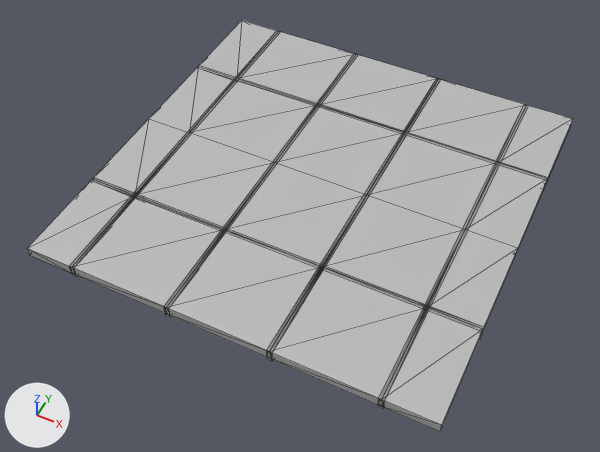
Renders of the FBX model OfficeFPS/Assets/Art/Environment/Architecture/Models/SM_Ceiling_4x4_01.fbx from each side of a commit.
Camera for both pictures: a camera (50 mm lens) standing at (4.42, -7.28, 5.8) and looking at (1.97, -2.37, -0.35). The axes (+X, +Y, +Z) are drawn at lower left. The lights are the same throughout. Mesh edges are drawn as thin lines. Where no turn or scale is listed for an object, it has been applied to the vertices. Vertices at the same position are counted once.

Objects in the first picture: 'SM_Ceiling_4x4_01'.
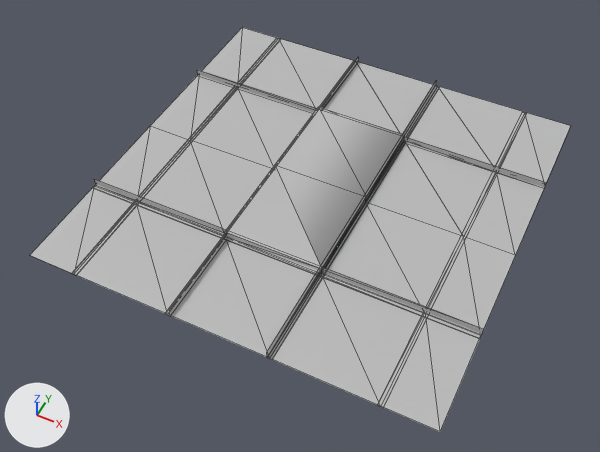
What differs and where, as boxes [x1, y1, x2, y2] in the pictures (600 x 452 px):
```json
{"object": "SM_Ceiling_4x4_01", "change": "reshaped", "before": [27, 20, 573, 432], "after": [30, 27, 570, 432]}
{"part": 1, "of": "me_mesh", "change": "rebuilt", "before": [164, 54, 356, 317], "after": [167, 57, 358, 316]}
{"part": 2, "of": "me_mesh", "change": "rebuilt", "before": [72, 31, 280, 277], "on screen": "not visible afterwards"}
{"part": 3, "of": "me_mesh", "change": "rebuilt", "before": [267, 79, 441, 361], "after": [267, 81, 436, 360]}
{"part": 4, "of": "me_mesh", "change": "rebuilt", "before": [197, 65, 548, 185], "after": [197, 69, 546, 187]}
{"part": 5, "of": "me_mesh", "change": "rebuilt", "before": [93, 178, 483, 340], "after": [95, 179, 483, 334]}
{"part": 6, "of": "me_mesh", "change": "rebuilt", "before": [378, 105, 528, 409], "on screen": "not visible afterwards"}
{"part": 7, "of": "me_mesh", "change": "deleted", "before": [27, 20, 573, 432]}
```

Scene script edits in JSON lines:
```json
{"block": "me_mesh", "where": "# used by ob_sm_ceiling_4x4_01; location = (0.0, 0.0, 0.0)"}
{"op": "remove", "block": "me_mesh", "code": "me_mesh.from_pydata(...)  # 114 vertices, 204 faces; spans x 0.0..4.0, y -4.0..0.0, z -0.12..0.0"}
{"op": "add", "block": "me_mesh", "code": "me_mesh.from_pydata(...)  # 84 vertices, 100 faces; spans x 0.0..4.0, y -4.0..0.0, z -0.11..-0.03"}
{"block": "me_mesh", "change": "me_mesh part 1: the loose piece of 8 vertices spanning x 1.48..1.52, y -4.0..0.0, z -0.12..0.0 is rebuilt with 8 vertices and now spans x 1.48..1.52, y -4.0..0.0, z -0.11..-0.03"}
{"block": "me_mesh", "change": "me_mesh part 2: the loose piece of 8 vertices spanning x 0.47..0.52, y -4.0..0.0, z -0.12..0.0 is rebuilt with 8 vertices and now spans x 0.47..0.52, y -4.0..0.0, z -0.11..-0.1"}
{"block": "me_mesh", "change": "me_mesh part 3: the loose piece of 8 vertices spanning x 2.47..2.53, y -4.0..0.0, z -0.12..0.0 is rebuilt with 8 vertices and now spans x 2.47..2.53, y -4.0..0.0, z -0.11..-0.03"}
{"block": "me_mesh", "change": "me_mesh part 4: the loose piece of 8 vertices spanning x 0.0..4.0, y -1.02..-0.97, z -0.12..0.0 is rebuilt with 8 vertices and now spans x 0.0..4.0, y -1.02..-0.97, z -0.11..-0.03"}
{"block": "me_mesh", "change": "me_mesh part 5: the loose piece of 8 vertices spanning x 0.0..4.0, y -3.02..-2.97, z -0.12..0.0 is rebuilt with 8 vertices and now spans x 0.0..4.0, y -3.02..-2.97, z -0.11..-0.03"}
{"block": "me_mesh", "change": "me_mesh part 6: the loose piece of 8 vertices spanning x 3.47..3.52, y -4.0..0.0, z -0.12..0.0 is rebuilt with 8 vertices and now spans x 3.47..3.52, y -4.0..0.0, z -0.11..-0.1"}
{"block": "me_mesh", "change": "me_mesh part 7"}
{"block": "me_mesh", "change": "30 vertices are removed from x 0.0..4.0, y -4.0..0.0, z 0.0"}
{"block": "me_mesh", "change": "76 faces are deleted"}
```
